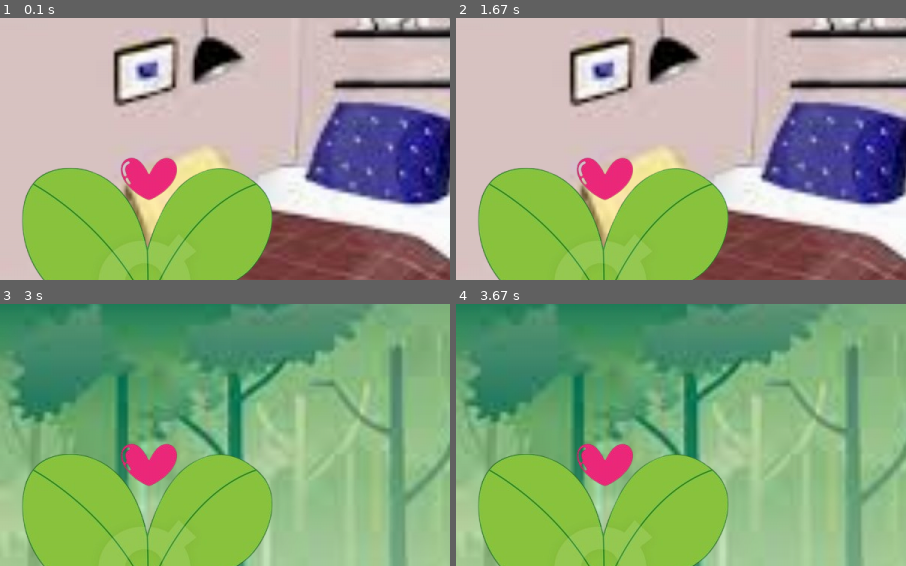
Above: before the commit, frames 1-4 (two rows, left to right).
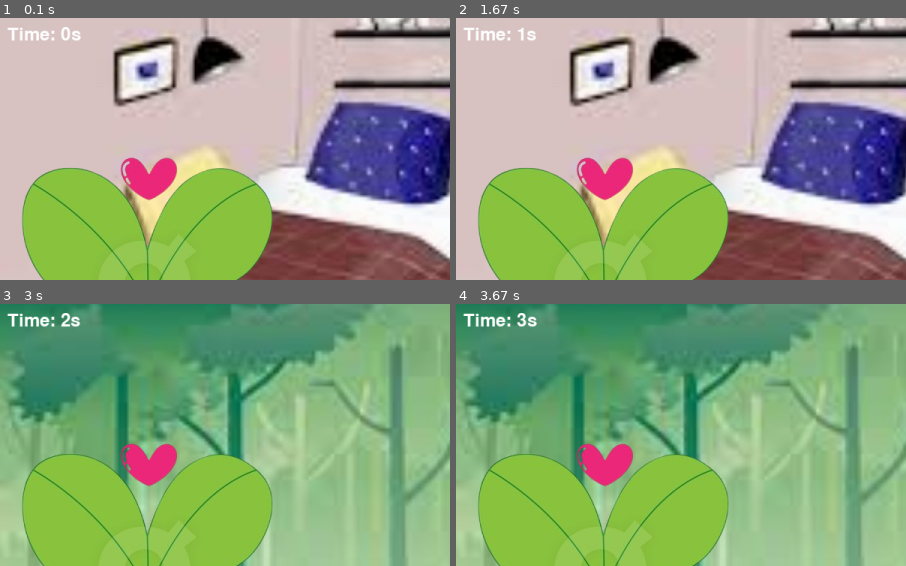
Above: after the commit, the same moments.

Repository: hyunjilee0729/python
Game: pygame game, started from ai_project/climate_crisis/main.py
Two runs of this game, one before a commit and one after it. Both use one fixed random seed, a clock stepped at 60 frames per second and the inputs below.
Inputs (mouse positions are % of the whole screen's width and height, from its top left):
- Up to frame 1 (0.1 s): no input
- Up to frame 2 (1.67 s): click (50, 50) at 0.38 s; click (26, 51) at 0.72 s; click (19, 35) at 1.05 s; click (87, 85) at 1.38 s
- Up to frame 3 (3 s): click (45, 76) at 2.22 s; click (47, 33) at 2.55 s; click (34, 17) at 2.88 s
- Up to frame 4 (3.67 s): click (76, 41) at 3.22 s; click (81, 48) at 3.55 s
The pictures show only the part of the screen within x 0-50%, y 0-50%; the shares and areas given below are measured in that part.

The runs differ from the first frame. In frame 1, 0.3% of the frame differs, in the area x 1-18%, y 3-9%; in frame 2, 0.3%; in frame 3, 0.5%; in frame 4, 0.5%.

Commit message:
2월 2일 시간제한을..넣었지만 뭔가 문제가 많음

Diff:
--- a/ai_project/climate_crisis/main.py
+++ b/ai_project/climate_crisis/main.py
@@ -40,6 +40,16 @@
 extra_image = pygame.image.load(extra_image_path)
 extra_image_rect = extra_image.get_rect()
 extra_image_rect.topleft = (20, 170)
+
+# 특정 캐릭터 이미지 로드
+character_image_path = os.path.join("ai_project", "climate_crisis", "image", "character.png")
+character_image = pygame.image.load(character_image_path)
+character_rect = character_image.get_rect()
+character_rect.topleft = (500, 500)  # 캐릭터 초기 위치
+
+# 게임 루프 내에서 캐릭터를 그리는 부분에 추가
+screen.blit(character_image, character_rect)
+
 
 # 새로운 추가 이미지 로드
 new_extra_image_path = os.path.join("ai_project", "climate_crisis", "image", "menu.png")
@@ -90,6 +100,23 @@
 # ... (기존 코드)
 
 # 게임 루프
+
+# 게임 루프 내에서 이벤트 처리 부분에 추가
+for event in pygame.event.get():
+    if event.type == pygame.MOUSEBUTTONDOWN:
+        mouse_pos = pygame.mouse.get_pos()
+        if character_rect.collidepoint(mouse_pos):
+            print("Character caught!")  # 캐릭터가 클릭되었을 때 수행할 동작 추가
+
+# 게임 루프# 게임 루프
+# 게임 루프
+show_new_extra_image = True  # 새로운 추가 이미지를 표시할지 여부
+game_start_time = 0  # 게임 시작 시간 초기화
+new_extra_image = None  # 새로운 추가 이미지 객체 초기화
+new_extra_image_rect = None  # 새로운 추가 이미지의 rect 초기화
+
+clock = pygame.time.Clock()  # pygame Clock 객체 생성
+
 while True:
     for event in pygame.event.get():
         if event.type == pygame.QUIT:
@@ -98,11 +125,7 @@
         elif event.type == pygame.MOUSEBUTTONDOWN:
             # 화면 클릭 시 다음 텍스트로 넘어가기
             current_text_index += 1
-            if current_text_index >= len(texts):
-                # 텍스트가 모두 표시되면 게임 종료
-                pygame.quit()
-                sys.exit()
-            else:
+            if current_text_index < len(texts):
                 # 현재 텍스트가 배경 변경을 요청하거나 추가 이미지를 삭제해야 하는 경우
                 if texts[current_text_index].background_change:
                     previous_background = current_background
@@ -117,10 +140,21 @@
                 if texts[current_text_index].show_extra_image:
                     extra_image_rect.topleft = (20, 170)  # 추가 이미지 표시 위치로 이동
 
-                if texts[current_text_index].new_extra_image:
+                if texts[current_text_index].new_extra_image and not show_new_extra_image:
                     # 새로운 추가 이미지를 표시
-                    new_extra_image = pygame.image.load(texts[current_text_index].new_extra_image)
+                    new_extra_image_path = os.path.join("ai_project", "climate_crisis", "image", "menu.png")
+                    new_extra_image = pygame.image.load(new_extra_image_path)
                     new_extra_image_rect = new_extra_image.get_rect(center=(window_width // 2, window_height // 2))
+                    show_new_extra_image = True  # 새로운 추가 이미지가 표시된 후에는 True로 설정
+                    game_start_time = pygame.time.get_ticks()  # 게임 시작 시간 기록
+
+    # 게임이 시작되었는지 여부에 따라 제한 시간을 확인
+    if show_new_extra_image:
+        elapsed_time = (pygame.time.get_ticks() - game_start_time) // 1000  # 경과 시간(초)
+        if elapsed_time >= 30:  # 제한 시간 30초
+            print("Game Over!")
+            pygame.quit()
+            sys.exit()
 
     # 배경 그리기
     screen.blit(current_background, background_rect)
@@ -129,11 +163,18 @@
     screen.blit(extra_image, extra_image_rect)
 
     # 새로운 추가 이미지 그리기
-    if texts[current_text_index].new_extra_image:
+    if current_text_index < len(texts) and texts[current_text_index].new_extra_image and show_new_extra_image and new_extra_image is not None:
         screen.blit(new_extra_image, new_extra_image_rect)
 
     # 현재 텍스트 그리기 (맨아래 가운데에 위치)
-    texts[current_text_index].rect.midbottom = (window_width // 2, window_height)
-    screen.blit(texts[current_text_index].surface, texts[current_text_index].rect)
+    if current_text_index < len(texts):
+        texts[current_text_index].rect.midbottom = (window_width // 2, window_height)
+        screen.blit(texts[current_text_index].surface, texts[current_text_index].rect)
+
+    # 시간 표시
+    font_time = pygame.font.SysFont(None, 36)
+    time_text = font_time.render(f"Time: {elapsed_time}s", True, (255, 255, 255))
+    screen.blit(time_text, (10, 10))
 
     pygame.display.flip()
+    clock.tick(60)  # 60 FPS로 설정
Binary file added: ai_project/climate_crisis/image/character.png
